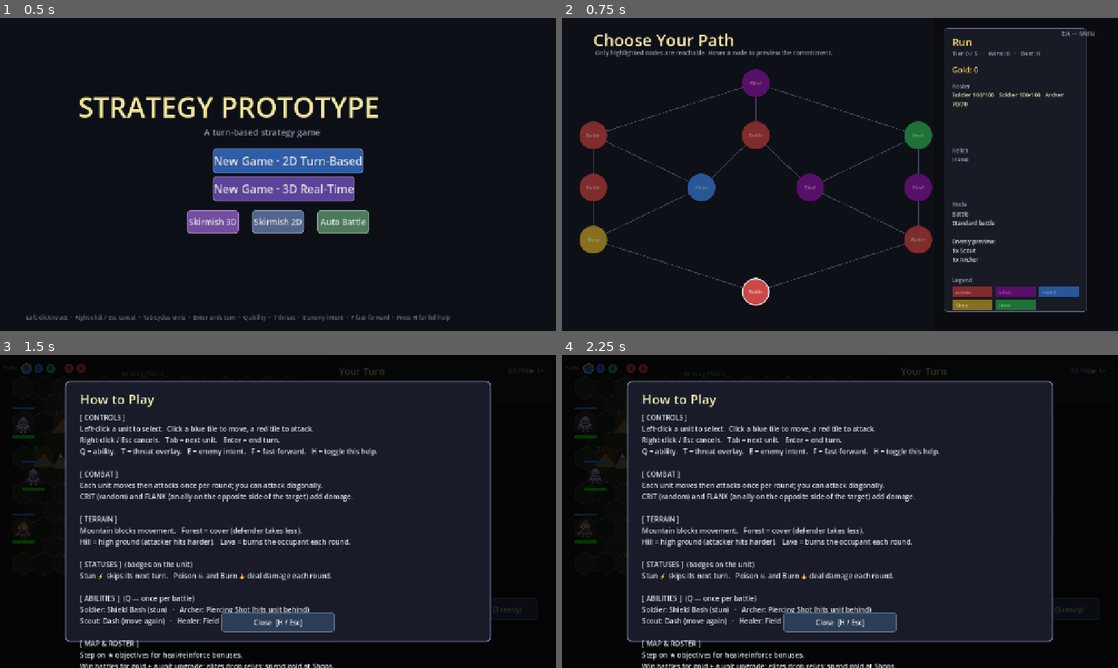
Above: before the commit, frames 1-4 (two rows, left to right).
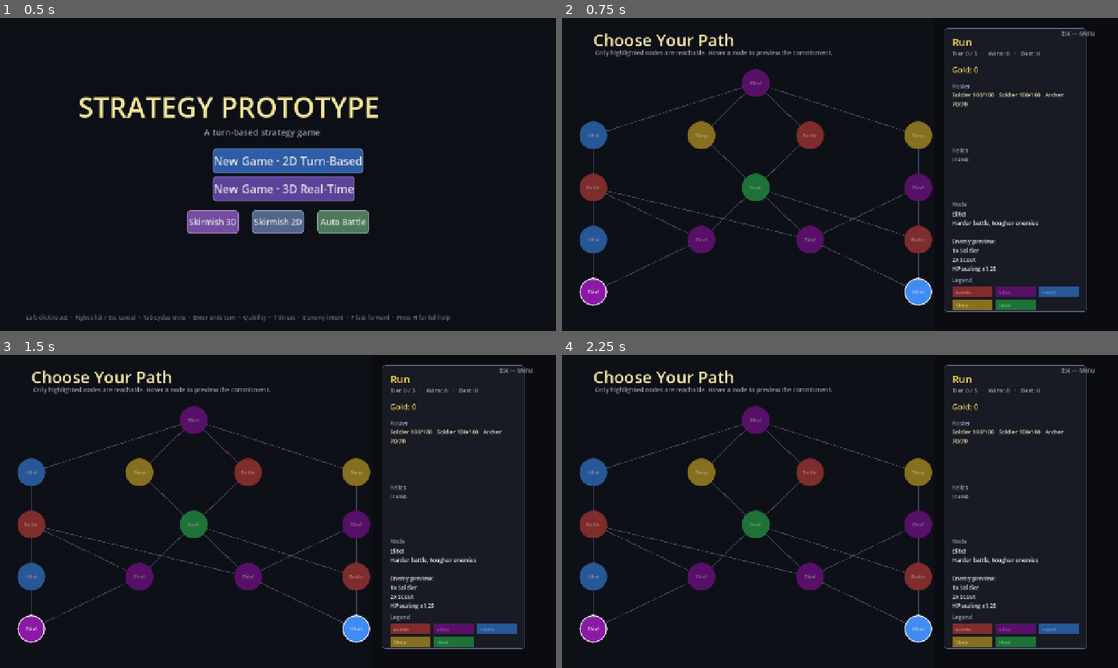
Above: after the commit, the same moments.

Repository: kabuumu/strategy-prototype
Game: Godot game, scene res://src/title/title.tscn
Same seed, same stepped clock (60 frames per second), same inputs: the game is played once before the commit and once after it.
Inputs (mouse positions are in pixels of both pictures, inside the frame that each line leads up to):
- Up to frame 1 (0.5 s): no input
- Up to frame 2 (0.75 s): click "New Game · 2D Turn-Based" at 0.5 s
- Up to frame 3 (1.5 s): click (194, 630) at 1.25 s, where only the run before the commit has a clickable "Battle"
- Up to frame 4 (2.25 s): click (1051, 608) at 2 s, where only the run before the commit has a clickable "End Turn (3 ready)"

Frame 1 is identical in both runs. In frame 2, 6.2% of the frame differs, in the area x 3-86%, y 23-93%; in frame 3, 25%, in the area x 2-96%, y 2-100%; in frame 4, 25%.

Commit message:
Map: 2-3 varied starting nodes instead of one forced battle
The run used to open on a single battle node. Now tier 0 generates 2-3
starting paths the player chooses between: always one tougher "elite_battle",
a normal "battle" when there's room for three, and the rest utility nodes
(gain-unit / shop / heal) — so the opening is a meaningful choice and never
all combat.

- _generate_map: tier-0 size is now randi_range(2, 3); its node types are
  overwritten by the new _starting_node_types().
- _starting_node_types(): guarantees one elite + at least one non-battle, shuffled.
- get_reachable_indices already exposes every tier-0 node before the first
  visit, and the map layout is count-agnostic, so no UI change was needed.

Co-Authored-By: Claude Opus 4.8 <noreply@anthropic.com>

Diff:
--- a/src/game_manager.gd
+++ b/src/game_manager.gd
@@ -190,7 +190,7 @@
 # ---------------------------------------------------------------------------
 const MAP_TIERS: int = 5
 # Tier sizes are generated per-run (see _generate_map).
-# Last tier is always 1 node (boss); others vary from 2–5.
+# Tier 0 is 2-3 varied starting nodes; middle tiers vary 2–5; last tier = 1 (boss).
 
 # ---------------------------------------------------------------------------
 # Persistent game state
@@ -366,9 +366,9 @@
 	var rng := RandomNumberGenerator.new()
 	rng.randomize()
 
-	# Tier 0 always starts as a single central node; middle tiers vary 2-5; final tier = 1 (boss)
+	# Tier 0 offers 2-3 starting paths; middle tiers vary 2-5; final tier = 1 (boss)
 	var sizes: Array = []
-	sizes.append(1)
+	sizes.append(rng.randi_range(2, 3))
 	for _t in range(MAP_TIERS - 2):
 		sizes.append(rng.randi_range(2, 5))
 	sizes.append(1)
@@ -386,9 +386,31 @@
 			})
 		map_data.append(nodes)
 
+	# Give the starting tier a curated, varied spread: one tougher (elite) path,
+	# never all battles, so the opening choice is meaningful.
+	var start_types: Array = _starting_node_types(map_data[0].size(), rng)
+	for i in range(map_data[0].size()):
+		map_data[0][i]["type"] = start_types[i]
+
 	# Wire up connections between every adjacent tier pair
 	for tier in range(MAP_TIERS - 1):
 		_generate_connections(tier, rng)
+
+# Types for the 2-3 starting nodes: always one tougher "elite_battle", a normal
+# "battle" when there's room for three, and the rest drawn from utility nodes —
+# guaranteeing variety and at least one non-combat opening.
+func _starting_node_types(count: int, _rng: RandomNumberGenerator) -> Array:
+	var out: Array = ["elite_battle"]
+	if count >= 3:
+		out.append("battle")
+	var utility: Array = ["gain_unit", "shop", "heal"]
+	utility.shuffle()
+	var ui: int = 0
+	while out.size() < count:
+		out.append(utility[ui % utility.size()])
+		ui += 1
+	out.shuffle()
+	return out
 
 func _generate_connections(tier: int, rng: RandomNumberGenerator) -> void:
 	var from_count: int = map_data[tier].size()
@@ -437,8 +459,8 @@
 func _pick_node_type(tier: int, rng: RandomNumberGenerator) -> String:
 	if tier == MAP_TIERS - 1:
 		return "elite_battle"
-	if tier == 0:
-		return "battle"
+	# Tier 0 is overwritten by _starting_node_types after generation; the value
+	# returned here is just a placeholder.
 	var roll := rng.randi() % 10
 	if roll < 4:
 		return "battle"
Not shown, changed: CLAUDE.md
